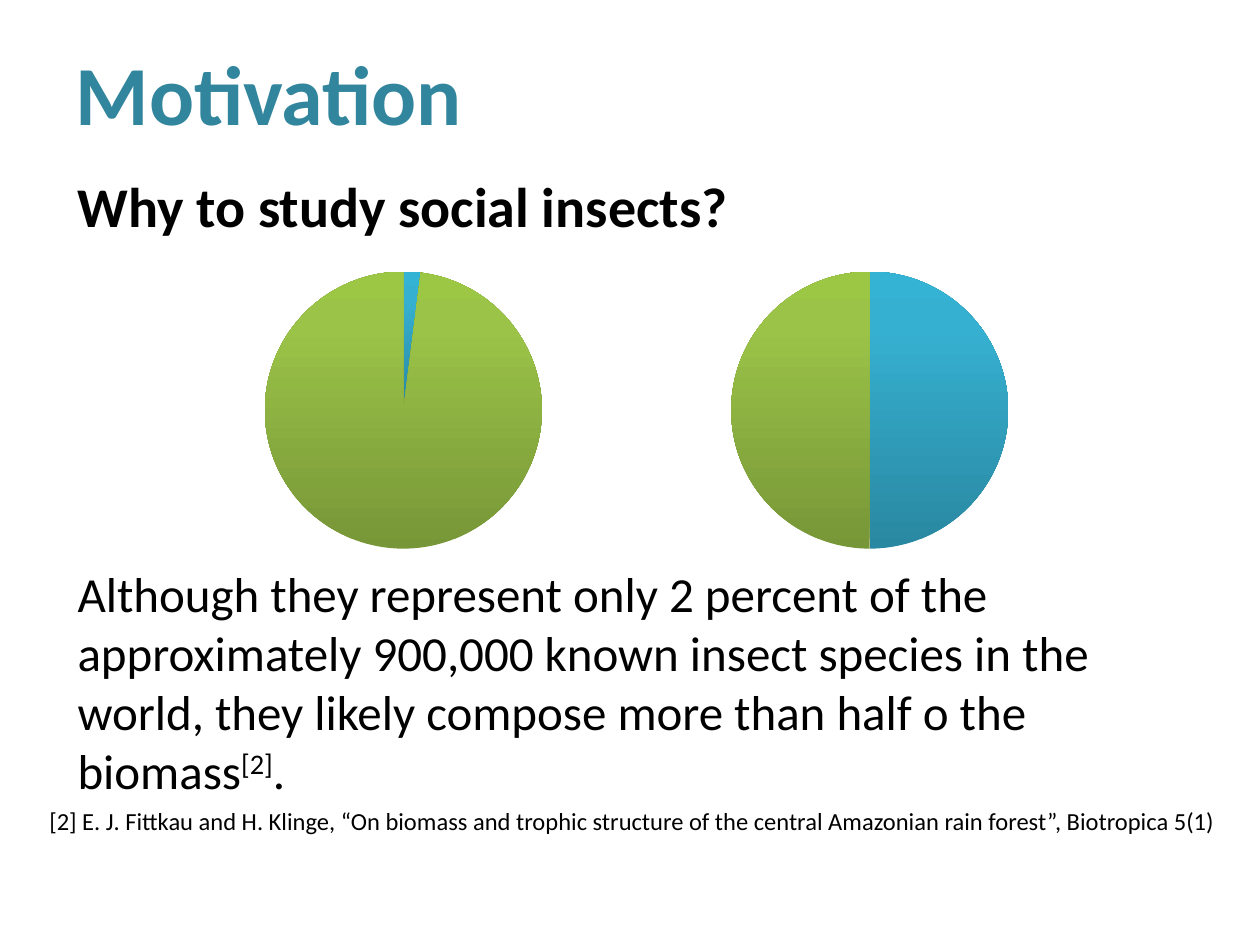
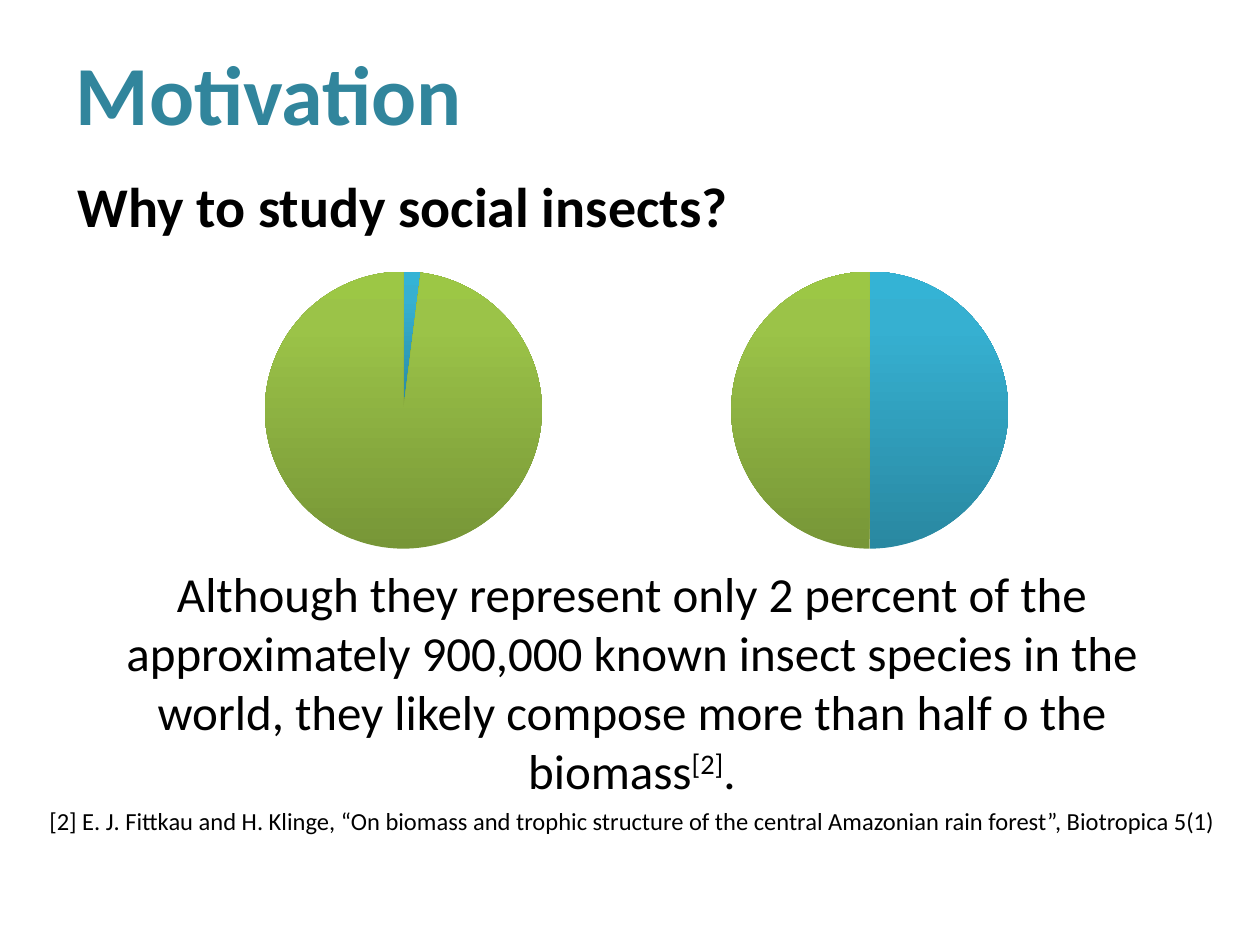
Before and after one commit to luiz-filipe/msc-project, a slide deck: slide 3 of presentation-june/Presentation.pptx (slide 4 before the commit). Drawn at 1260x945 pixels with LibreOffice and Linux fonts; fonts in the diff are those of the drawing; background and template pictures are left out. Boxes give left, top, right and bottom in pixels: in the first picture for what was removed or moved away, otherwise in the second. Text is boxed around its words. In the diff, an @@ line names an element or a change of style, - is before the commit and + after.

```diff
--- a/presentation-june/Presentation.pptx
+++ b/presentation-june/Presentation.pptx
@@ text at (126, 578, 1137, 790): alignment left to centre @@
```
Also in this commit, not shown: 6 other slides changed, 1 slide added, 1 slide removed, 4 other files.
